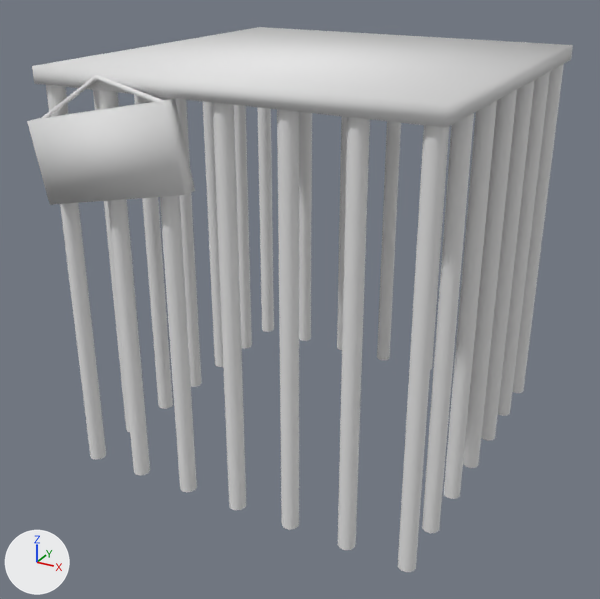
Two versions of the OBJ model Assets/_MonsterShop_Assets/3DModels/CageTop.obj, one commit apart.
Camera for both pictures: a 50 mm camera at (69.8, -136.4, 97.1) aimed at (-2.1, -5.7, 31.8). Every picture has the same lights, and +X, +Y and +Z are marked at lower left. Where no turn or scale is listed for an object, it has been applied to the vertices.

Script lines for the objects in view, before the commit:
```python
me_cage = bpy.data.meshes.new('Cage')
me_cage.from_pydata(...)  # 526 vertices, 272 faces; spans x -36.3..35.4, y -37.2..35.4, z 1.8..77.6
me_cage.materials.append(mat_cagetop)  # white #e7e7e7
ob_cage = bpy.data.objects.new('Cage', me_cage)
ob_cage.location = (0.0, 0.0, 0.0)
```
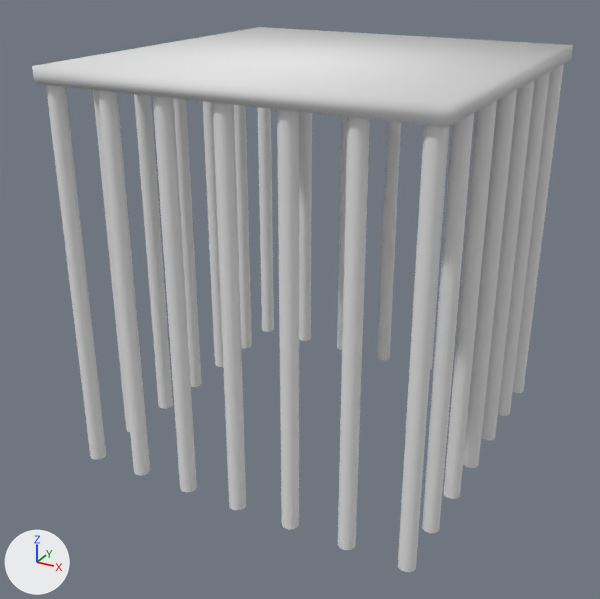
Changed parts and their boxes [x1, y1, x2, y2] in the pictures (600 x 599 px):
```json
{"object": "Cage", "change": "reshaped", "before": [27, 27, 573, 572], "after": [32, 27, 573, 572]}
{"part": 1, "of": "me_cage", "change": "deleted", "before": [40, 75, 164, 119]}
{"part": 2, "of": "me_cage", "change": "deleted", "before": [27, 98, 195, 205]}
```

Scene script edits in JSON lines:
```json
{"block": "me_cage", "where": "me_cage.from_pydata(...)  # 526 vertices, 272 faces; spans x -36.3..35.4, y -37.2..35.4, z 1.8..77.6"}
{"block": "me_cage", "where": "# used by ob_cage; location = (0.0, 0.0, 0.0)"}
{"block": "me_cage", "change": "me_cage part 1: the loose piece of 30 vertices spanning x -36.0..-7.7, y -36.2..-35.5, z 67.7..77.2 is deleted"}
{"block": "me_cage", "change": "me_cage part 2: the loose piece of 8 vertices spanning x -36.3..-4.9, y -37.2..-34.4, z 54.9..74.6 is deleted"}
```
